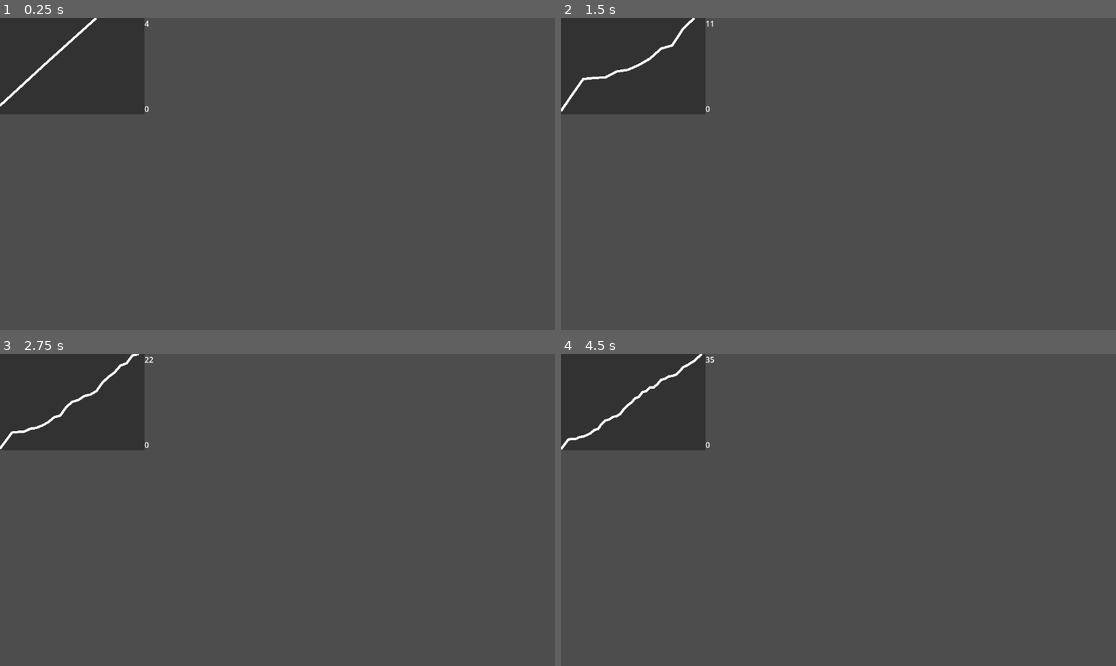
Above: before the commit, frames 1-4 (two rows, left to right).
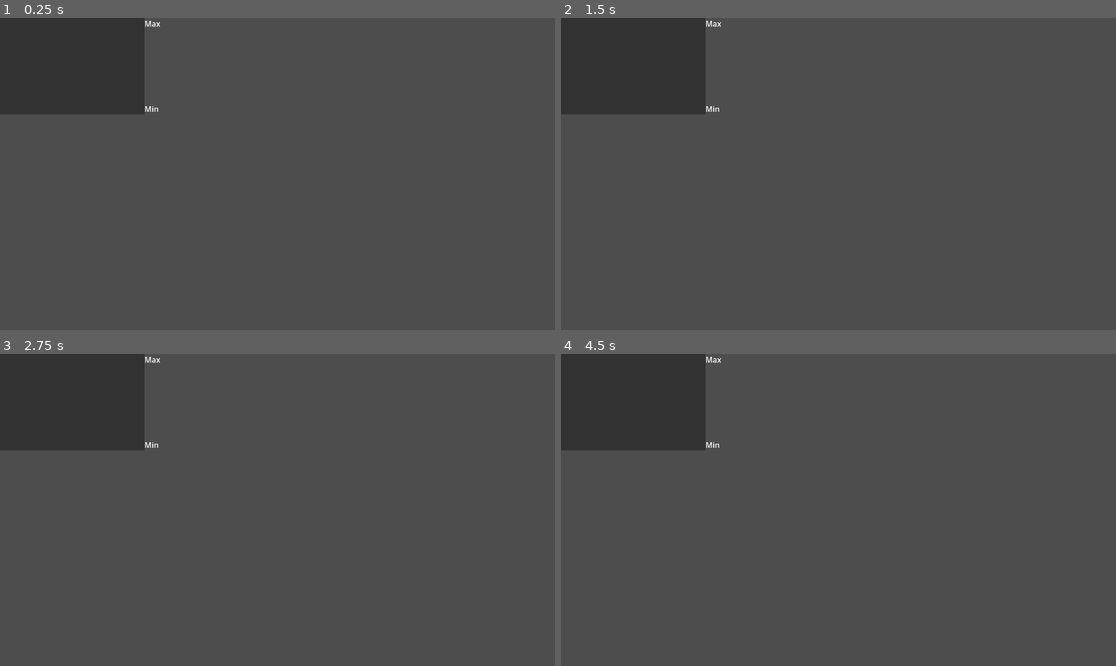
Above: after the commit, the same moments.

Repository: safithetomato/value-tracker
Game: Godot game, scene res://screen.tscn
The game is run twice, just before and just after one commit, with the same random seed, the same clock (stepped at 60 frames per second) and the same inputs.
Inputs:
- Up to frame 1 (0.25 s): no input
- Up to frame 2 (1.5 s): no input
- Up to frame 3 (2.75 s): no input
- Up to frame 4 (4.5 s): no input

The runs differ from the first frame. In frame 1, 0.3% of the frame differs, in the area x 0-29%, y 0-31%; in frame 2, 0.3%; in frame 3, 0.3%; in frame 4, 0.4%.

Commit message:
to publish

Diff:
--- a/tracking_screen.gd
+++ b/tracking_screen.gd
@@ -34,12 +34,12 @@
 	new_line.width = 5
 
 
-	#testing
-	var smooth_value = 0.0
-	for i in range(500):
-		smooth_value = lerp(smooth_value,randf_range(smooth_value,smooth_value + 20),0.1)
-		add_value(smooth_value)
-		await get_tree().create_timer(0.1).timeout
+	##testing
+	#var smooth_value = 0.0
+	#for i in range(500):
+		#smooth_value = lerp(smooth_value,randf_range(smooth_value,smooth_value + 20),0.1)
+		#add_value(smooth_value)
+		#await get_tree().create_timer(0.1).timeout
 		#if i%12 == 1:
 			#reset_tracker()
 
